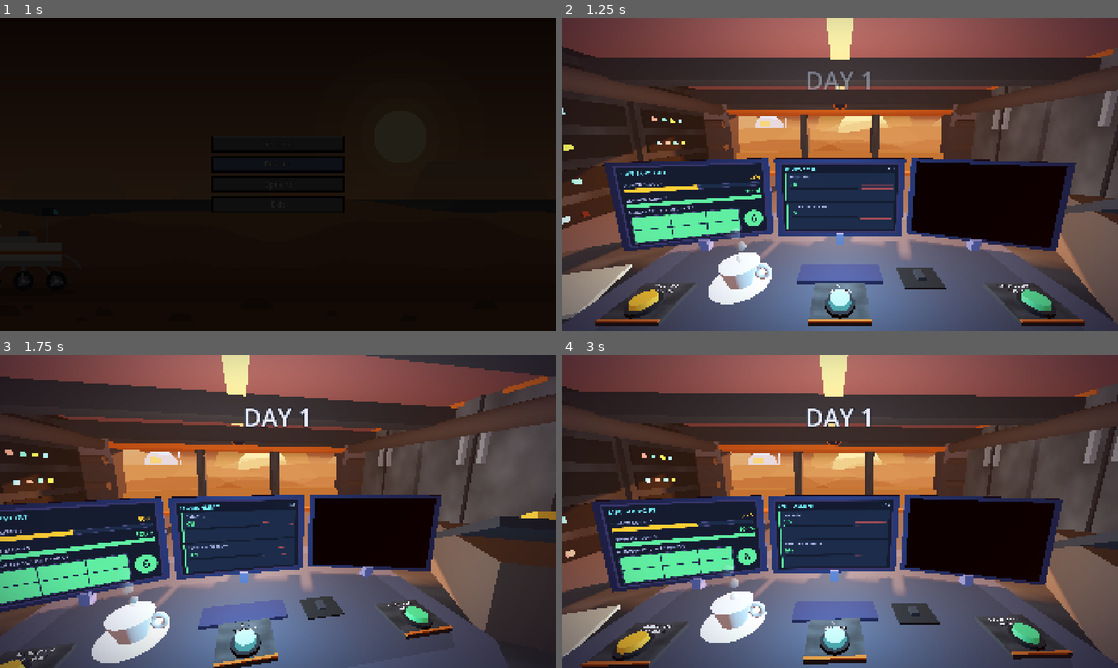
Above: before the commit, frames 1-4 (two rows, left to right).
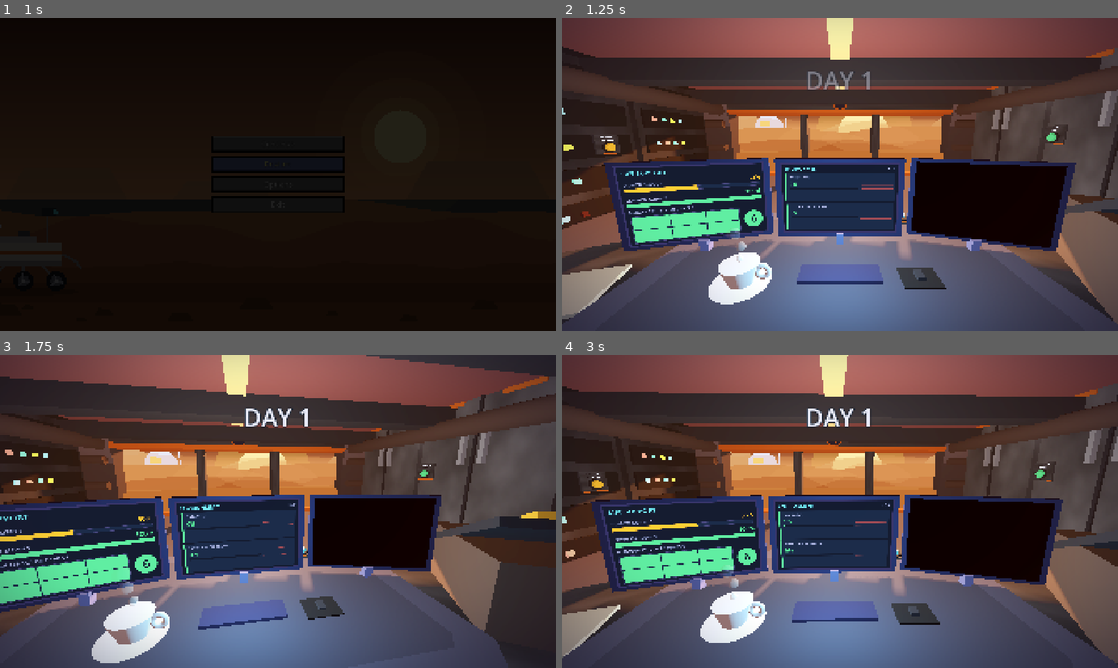
Above: after the commit, the same moments.

Repository: PolarLordStar/junior-astruonaut-mission-trainer
Game: Godot game, scene res://main_menu.tscn
Two runs of this game, one before a commit and one after it. Both use one fixed random seed, a clock stepped at 60 frames per second and the inputs below.
Inputs (mouse positions are in pixels of both pictures, inside the frame that each line leads up to):
- Up to frame 1 (1 s): click "Restart" at 0.5 s
- Up to frame 2 (1.25 s): no input
- Up to frame 3 (1.75 s): move the mouse to (400, 495) at 1.27 s; click (400, 495) at 1.42 s
- Up to frame 4 (3 s): move the mouse to (728, 527) at 2.02 s; click (728, 527) at 2.17 s; move the mouse to (895, 442) at 2.77 s; click (895, 442) at 2.92 s

Frame 1 is identical in both runs. In frame 2, 3.9% of the frame differs, in the area x 5-95%, y 34-99%; in frame 3, 2.7%; in frame 4, 4.1%, in the area x 3-92%, y 34-100%.

Commit message:
button location changes

Diff:
--- a/main/game/room/scripts/control_room.gd
+++ b/main/game/room/scripts/control_room.gd
@@ -828,7 +828,7 @@
 	_box(rig, Vector3(1.05, 0.008, 0.5), Vector3(0.5, 0.016, 0.4), Color("17181d"))  # mouse pad
 	_box(rig, Vector3(1.05, 0.035, 0.5), Vector3(0.1, 0.04, 0.16), Color("2b2d36"))  # mouse
 	_box(rig, Vector3(0, -0.01, depth * 0.5 / u), Vector3(width / u, 0.05, 0.05), TRIM)   # orange front edge
-	_tea_cup(rig, Vector3(-1.25, 0.0, 0.6))   # moved right so it does not sit on the left button
+	_tea_cup(rig, Vector3(-1.25, 0.0, 0.6))   # kept away from the buttons
 	_action_pad(rig)
 	# cool glow from the screens onto the desk
 	var glow := OmniLight3D.new()
@@ -873,27 +873,52 @@
 	bezel.add_child(quad)
 
 
-## The three push-buttons, one per player action, along the front of the desk. Positions are in
-## desk-rig units: x = left / right (0 = middle of the desk), z = towards the player. To move a
-## button, change its Vector3 below. The nodes are called ActionPad > Station_<n> > ActionButton.
+## The three push-buttons, one per player action. They are spread around the room, so the player
+## has to walk to them (movement is coming):
+##   - Radiation Shielding : on the front of the LEFT server rack (left wall)
+##   - Air Filtering       : on the back edge of the desk, behind the two right-hand monitors
+##   - Cover Solar Panels  : on the front of the RIGHT locker (right wall)
+## To move one, change its position below. All positions are in ROOM units (x = left / right,
+## y = up, z = towards the player is bigger, the window is at z = -ROWS * tile). The nodes are
+## called ActionPad / WallPad > Station_<n> > ActionButton.
+const WALL_BTN_Z_LEFT := -2.52    # along the room: where the left (rack) button sits
+const WALL_BTN_Z_RIGHT := -2.66   # ... and the right (locker) button
+const WALL_BTN_Y_LEFT := 0.78     # height above the floor
+const WALL_BTN_Y_RIGHT := 0.85
+const WALL_BTN_X := 1.69          # distance from the middle of the room (the rack / locker fronts)
+const DESK_BTN_X := 0.33          # air filtering button: x on the desk (behind the right monitors)
+const DESK_BTN_Z := -2.10         # ... and z (the back edge of the desk is at about -2.21)
+
+
 func _action_pad(rig: Node3D) -> void:
+	var u := rig.scale.x   # the buttons keep the same size as before (the desk rig is scaled down)
+	var wall_pad := Node3D.new()
+	wall_pad.name = "WallPad"
+	add_child(wall_pad)
+	# A button on a wall points sideways into the room, with its name still the right way up.
+	# Left wall: the button points to +x. Right wall: it points to -x.
+	var points_right := Basis(Vector3(0, 0, -1), Vector3(1, 0, 0), Vector3(0, -1, 0)).scaled_local(Vector3.ONE * u)
+	var points_left := Basis(Vector3(0, 0, 1), Vector3(-1, 0, 0), Vector3(0, -1, 0)).scaled_local(Vector3.ONE * u)
+	var b1 := _action_button(wall_pad, Vector3(-WALL_BTN_X, WALL_BTN_Y_LEFT, WALL_BTN_Z_LEFT), "RADIATION\nSHIELDING", Color("ffb02e"), points_right)   # left wall
 	var pad := Node3D.new()
 	pad.name = "ActionPad"
 	rig.add_child(pad)
-	var b1 := _action_button(pad, Vector3(-2.1, 0.0, 1.0), "RADIATION\nSHIELDING", Color("ffb02e"))   # left
-	var b2 := _action_button(pad, Vector3(0.0, 0.0, 1.0), "AIR\nFILTERING", Color("5ee0f0"))          # middle
-	var b3 := _action_button(pad, Vector3(2.1, 0.0, 1.0), "COVER SOLAR\nPANELS", Color("4ade80"))     # right
+	# the desk rig is moved and scaled, so convert the room position to desk-rig units
+	var b2_pos := Vector3(DESK_BTN_X - rig.position.x, 0.0, DESK_BTN_Z - rig.position.z) / u
+	var b2 := _action_button(pad, b2_pos, "AIR\nFILTERING", Color("5ee0f0"))                                                                         # behind the right monitors
+	var b3 := _action_button(wall_pad, Vector3(WALL_BTN_X, WALL_BTN_Y_RIGHT, WALL_BTN_Z_RIGHT), "COVER SOLAR\nPANELS", Color("4ade80"), points_left)   # right wall
 	b1.pressed.connect(radiation_shielding)
 	b2.pressed.connect(air_filtering)
 	b3.pressed.connect(covering_solar_panels)
 
 
 ## One button on its own small plate (the name is printed on the plate, behind the button).
-func _action_button(parent: Node3D, pos: Vector3, text: String, col: Color) -> ActionButton:
+## "basis" turns / scales the whole button (used for the ones on the walls).
+func _action_button(parent: Node3D, pos: Vector3, text: String, col: Color, basis := Basis.IDENTITY) -> ActionButton:
 	var station := Node3D.new()
 	station.name = "Station_%d" % _action_buttons.size()
-	station.position = pos
 	parent.add_child(station)
+	station.transform = Transform3D(basis, pos)
 	var plate := _box(station, Vector3(0, 0.025, -0.08), Vector3(0.62, 0.05, 0.56), Color("3b3d45"))
 	plate.material_override = _grunge(Color("3b3d45"))
 	_box(station, Vector3(0, 0.052, 0.185), Vector3(0.62, 0.012, 0.03), TRIM)   # orange front edge
